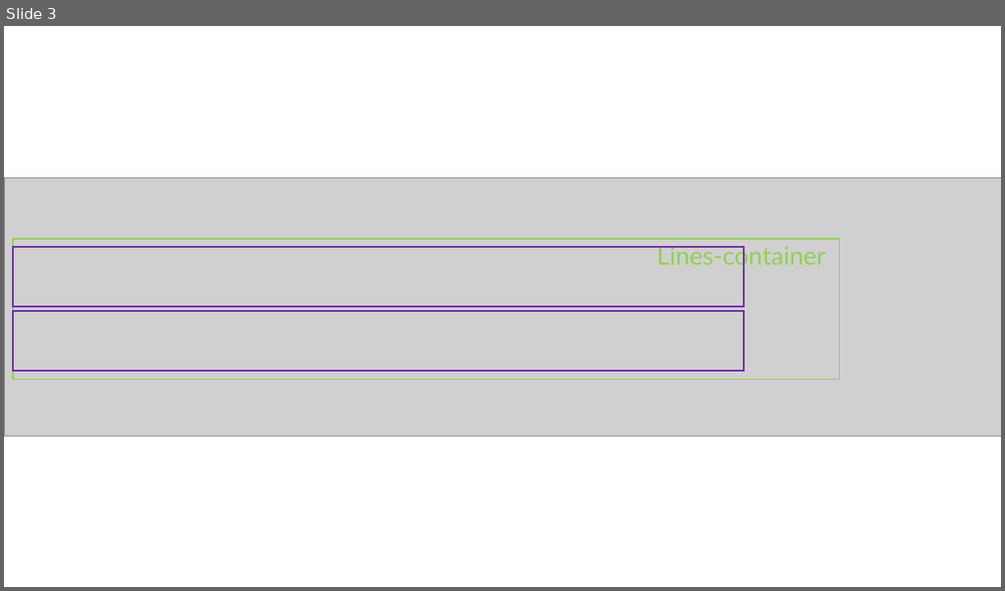
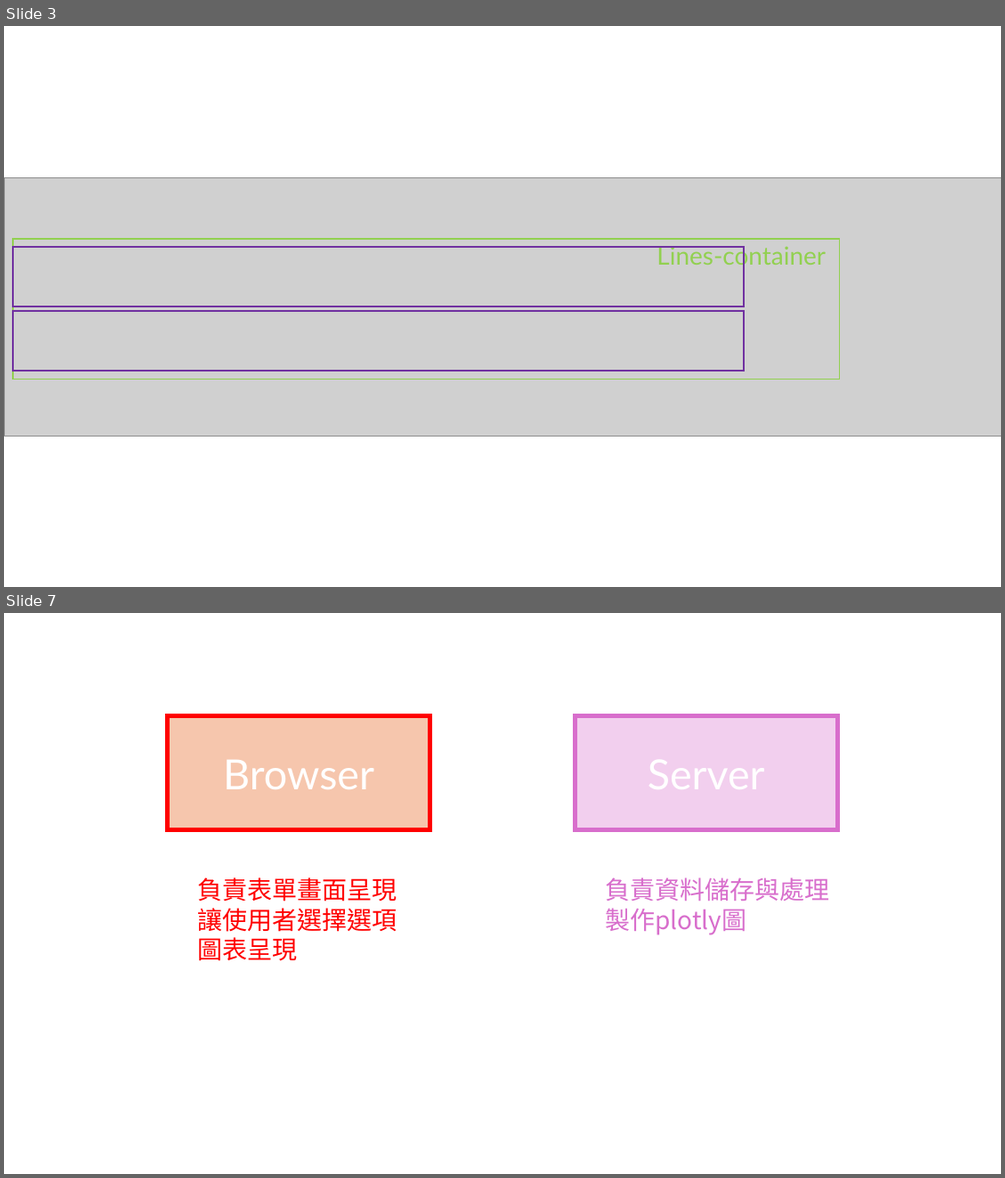
Before and after one commit to AllenLi86/DataPlot, a slide deck: 簡報1.pptx. Shown one above the other, each under a label of ours: slide 3 before the commit, slides 3 and 7 after it; the slides between them are not shown. The pictures are 1005x591 and 1005x1178 pixels, drawn with LibreOffice and Linux fonts; fonts in the diff are those of the drawing; grey boxes stand for pictures. Boxes give left, top, right and bottom in pixels: in the first picture for what was removed or moved away, otherwise in the second. Text is boxed around its words. In the diff, an @@ line names an element or a change of style, - is before the commit and + after.

```diff
--- a/簡報1.pptx
+++ b/簡報1.pptx
@@ slide 7 added at (x1=4, y1=613, x2=1001, y2=1174), background #FFFFFF @@
@@ rectangle added at (x1=168, y1=716, x2=430, y2=830), fill #F6C6AD, outline #FF0000 4.5 pt, 40 pt, text #FFFFFF @@
+Browser
@@ rectangle added at (x1=575, y1=716, x2=838, y2=830), fill #F2CFEE, outline #D86ECC 4.5 pt @@
@@ text added at (x1=198, y1=877, x2=397, y2=961), 24 pt, text #FF0000 @@
+負責表單畫面呈現
+讓使用者選擇選項
+圖表呈現
@@ text added at (x1=605, y1=877, x2=829, y2=935), 24 pt, text #D86ECC @@
+負責資料儲存與處理
+製作plotly圖
```
Also in this commit, not shown: 3 other slides added, 3 other files.
